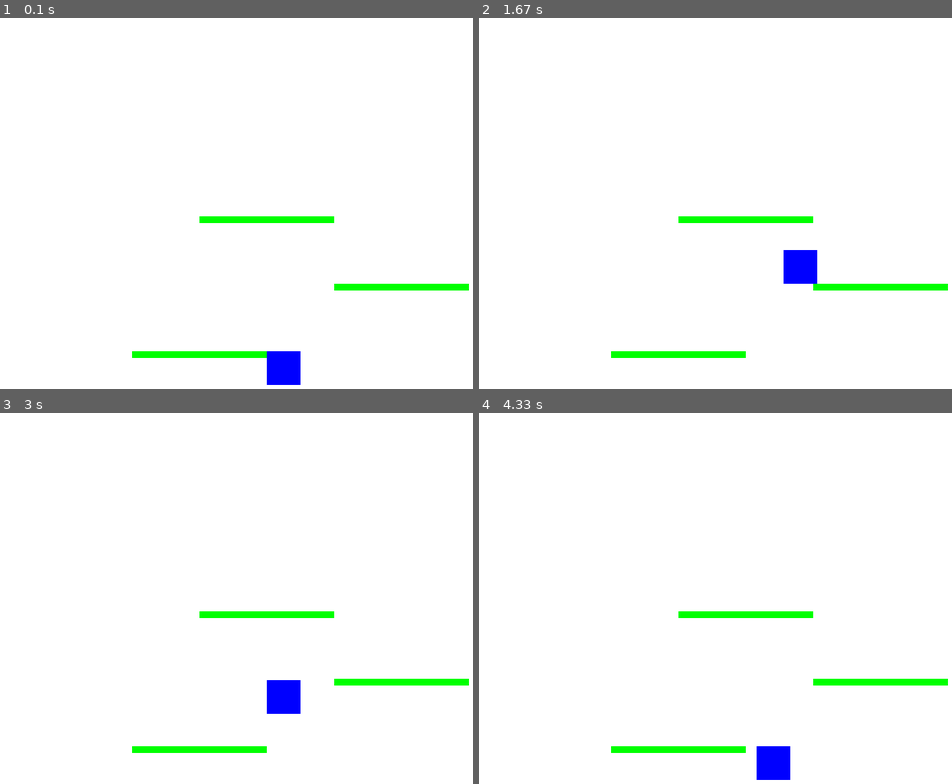
Above: before the commit, frames 1-4 (two rows, left to right).
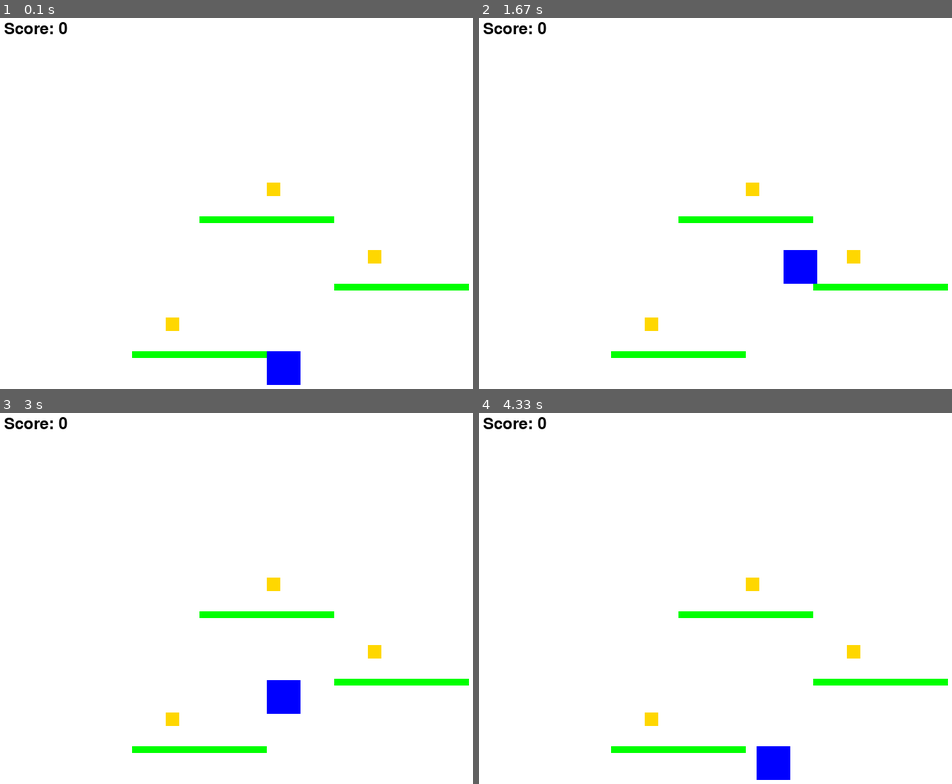
Above: after the commit, the same moments.

Repository: aknim/pygame-2dplatformer
Game: pygame game, started from platformer.py
The game is run twice, just before and just after one commit, with the same random seed, the same clock (stepped at 60 frames per second) and the same inputs.
Inputs:
- Up to frame 1 (0.1 s): no input
- Up to frame 2 (1.67 s): hold Right 0.33-0.8 s; hold Up 0.83-1.13 s; hold Right 1.17-1.63 s
- Up to frame 3 (3 s): hold Left 1.67-2.2 s; hold Left 2.23-2.63 s; hold Up from 2.67 s (still down)
- Up to frame 4 (4.33 s): release Up at 3.03 s; hold Right 3.07-3.7 s; hold Left 3.73-4.2 s; hold Right from 4.23 s (still down)

The runs differ from the first frame. In frame 1, 0.5% of the frame differs, in the area x 0-81%, y 1-85%; in frame 2, 0.5%; in frame 3, 0.5%; in frame 4, 0.5%.

Commit message:
Day2.2 20/2 Added coins & score

Diff:
--- a/platformer.py
+++ b/platformer.py
@@ -32,6 +32,18 @@
     pygame.Rect(500, HEIGHT - 200, 200, 10),
     pygame.Rect(300, HEIGHT - 300, 200, 10)
 ]
+
+# Scoring
+score = 0
+font = pygame.font.Font(None, 36) # Font for displaying score
+
+# Collectible coins (use pygame.Rect to define their positions)
+coins = [
+    pygame.Rect(250, HEIGHT - 150, 20, 20),
+    pygame.Rect(550, HEIGHT - 250, 20, 20),
+    pygame.Rect(400, HEIGHT - 350, 20, 20)
+]
+
 
 # Game loop
 running = True
@@ -74,6 +86,13 @@
             player_velocity_y = 0
             is_jumping = False
 
+    # Coin collection
+    for coin in coins[:]: # Iterate over a copy of the list
+        if player_rect.colliderect(coin):
+            coins.remove(coin) # Remove the coin when collected
+            score += 1 # Increment score
+
+
 
 
     # Fill the screen and draw the player
@@ -87,6 +106,14 @@
     for platform in platforms:
         pygame.draw.rect(screen, GREEN, platform)
 
+    # Draw coins
+    for coin in coins:
+        pygame.draw.rect(screen, (255, 215, 0), coin) # Gold color
+
+    # Display score
+    score_text = font.render(f"Score: {score}", True, (0, 0, 0))
+    screen.blit(score_text, (10, 10))
+
 
     pygame.display.flip()
 
